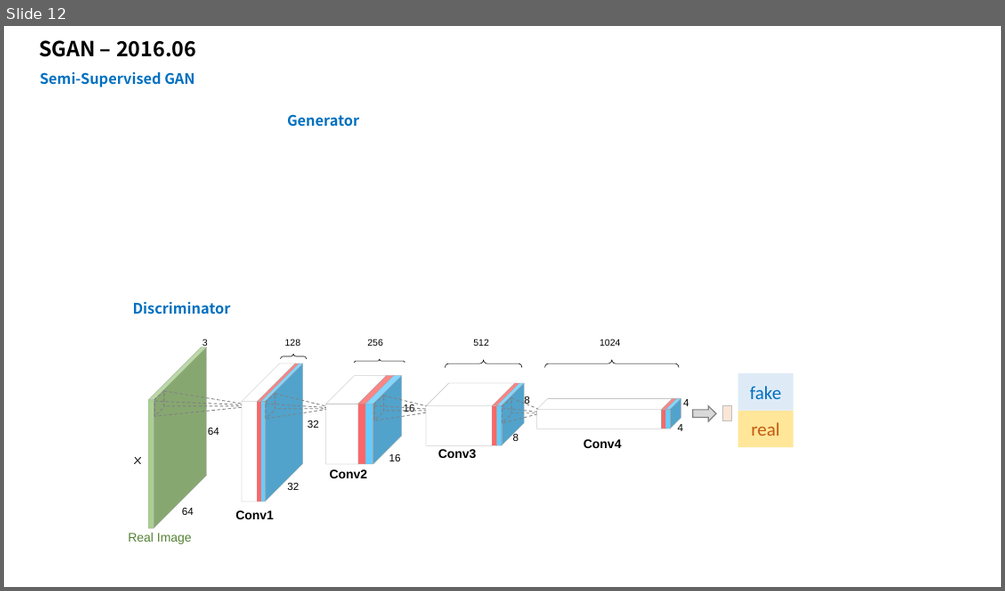
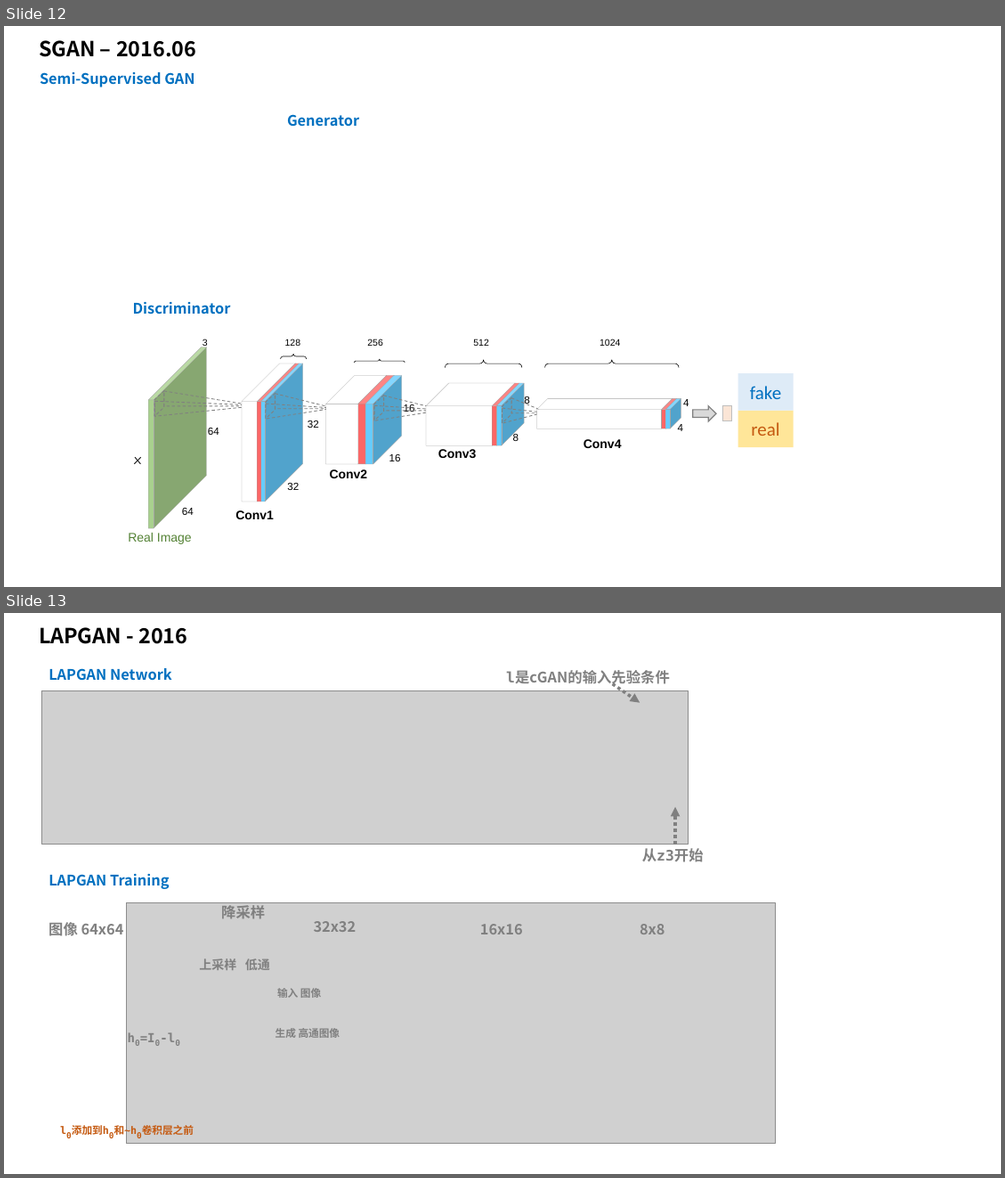
Before and after one commit to taylorguo/GAN_Understanding_Practicing, a slide deck: GAN_Understanding/GANunderstanding.pptx. Shown one above the other, each under a label of ours: slide 12 before the commit, slides 12 and 13 after it. The pictures are 1005x591 and 1005x1178 pixels, drawn with LibreOffice and Linux fonts; fonts in the diff are those of the drawing; grey boxes stand for pictures. Boxes give left, top, right and bottom in pixels: in the first picture for what was removed or moved away, otherwise in the second. Text is boxed around its words. In the diff, an @@ line names an element or a change of style, - is before the commit and + after.

```diff
--- a/GAN_Understanding/GANunderstanding.pptx
+++ b/GAN_Understanding/GANunderstanding.pptx
@@ slide 13 added at <box>4,613,1001,1174</box>, background #FFFFFF @@
@@ text added at <box>39,627,187,644</box>, 20 pt, text #000000, bold @@
+LAPGAN - 2016
@@ picture added at <box>41,690,688,844</box> @@
@@ text added at <box>48,668,172,681</box>, 14 pt, text #0070C0, bold @@
+LAPGAN Network
@@ text added at <box>506,671,670,687</box>, 14 pt, text #808080, bold @@
+l是cGAN的输入先验条件
@@ arrow added from (613, 684) to (639, 703), #808080 3 pt dashed @@
@@ arrow added from (676, 844) to (676, 807), #808080 3 pt dashed @@
@@ text added at <box>642,848,704,862</box>, 14 pt, text #808080, bold @@
+从z3开始
@@ text added at <box>48,874,169,889</box>, 14 pt, text #0070C0, bold @@
+LAPGAN Training
@@ picture added at <box>126,903,776,1143</box> @@
@@ text added at <box>221,905,265,918</box>, 14 pt, text #808080, bold @@
+降采样
@@ text added at <box>48,922,124,935</box>, 14 pt, text #808080, bold @@
+图像 64x64
@@ text added at <box>314,921,356,932</box>, 14 pt, text #808080, bold @@
+32x32
@@ text added at <box>480,924,523,934</box>, 14 pt, text #808080, bold @@
+16x16
@@ text added at <box>639,924,664,934</box>, 14 pt, text #808080, bold @@
+8x8
@@ text added at <box>199,958,270,970</box>, 12 pt, text #808080, bold @@
+上采样 低通
@@ text added at <box>277,988,321,997</box>, 10 pt, text #808080, bold @@
+输入 图像
@@ text added at <box>113,1016,194,1045</box>, 12 pt, text #808080, bold @@
+h0=I0-l0
@@ text added at <box>275,1028,340,1038</box>, 10 pt, text #808080, bold @@
+生成 高通图像
@@ text added at <box>53,1109,210,1135</box>, 10 pt, text #C55A11, bold @@
+l0添加到h0和~h0卷积层之前
```
Also in this commit, not shown: 1 slide removed, 1 other file.
